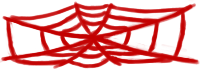
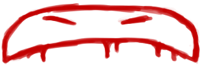
Comparing the layer stacks of the two (200, 70) images. Changes:
hid "web01" over [0, 0, 200, 69]
showed "Layer 2", painted on it over [0, 0, 200, 69]
